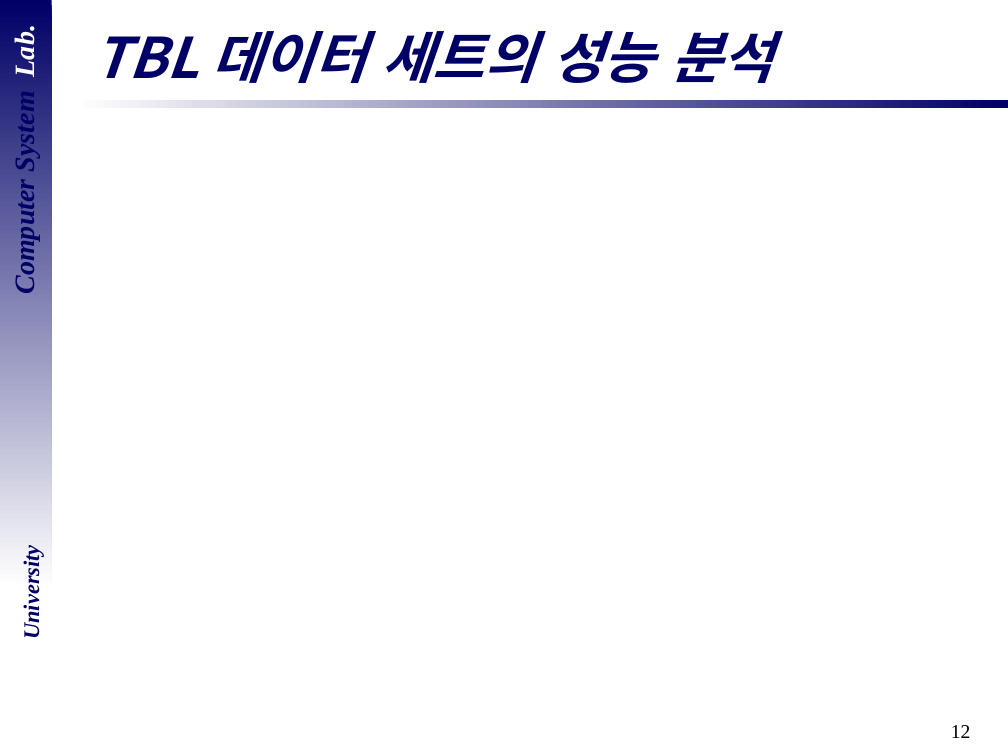
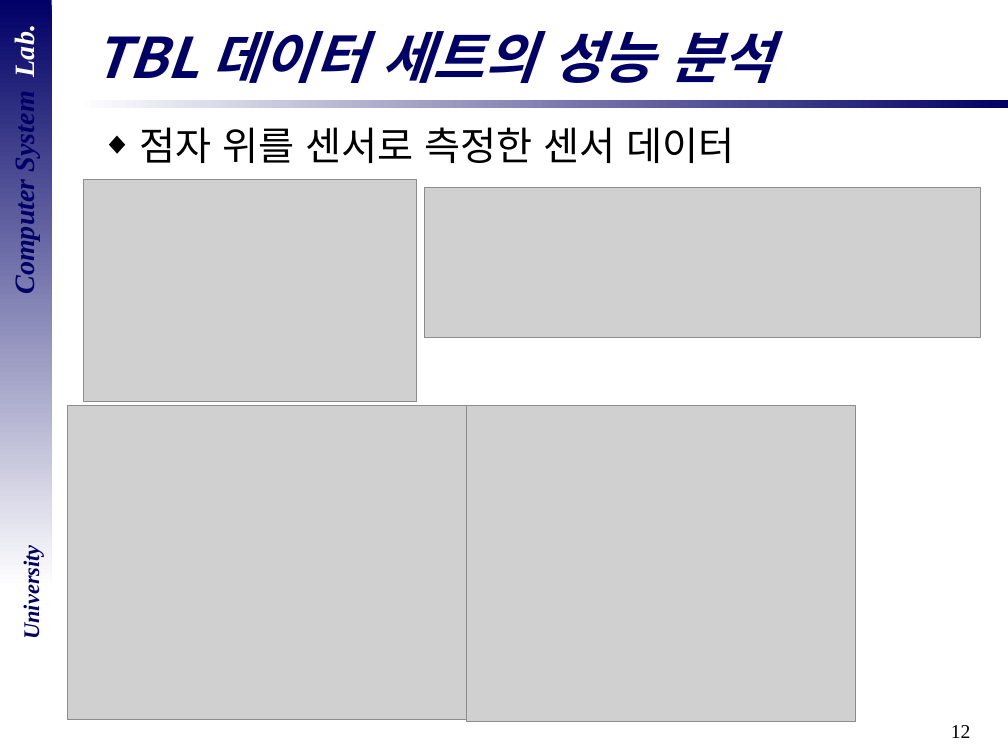
Before and after one commit to DevelopLee20/SNN, a slide deck: slide 12 of cs semina/졸업 논문 심사.pptx. Drawn at 1008x756 pixels with LibreOffice and Linux fonts; fonts in the diff are those of the drawing; grey boxes stand for pictures; background and template pictures are left out. Boxes give left, top, right and bottom in pixels: in the first picture for what was removed or moved away, otherwise in the second. Text is boxed around its words. In the diff, an @@ line names an element or a change of style, - is before the commit and + after.

```diff
--- a/cs semina/졸업 논문 심사.pptx
+++ b/cs semina/졸업 논문 심사.pptx
@@ text added at box(139, 127, 734, 163), 28 pt, text #000000 @@
+◆ 점자 위를 센서로 측정한 센서 데이터
@@ picture added at box(84, 179, 417, 401) @@
@@ picture added at box(424, 187, 980, 337) @@
@@ picture added at box(68, 405, 467, 720) @@
@@ picture added at box(467, 405, 856, 722) @@
```
Also in this commit, not shown: 10 other slides changed.
